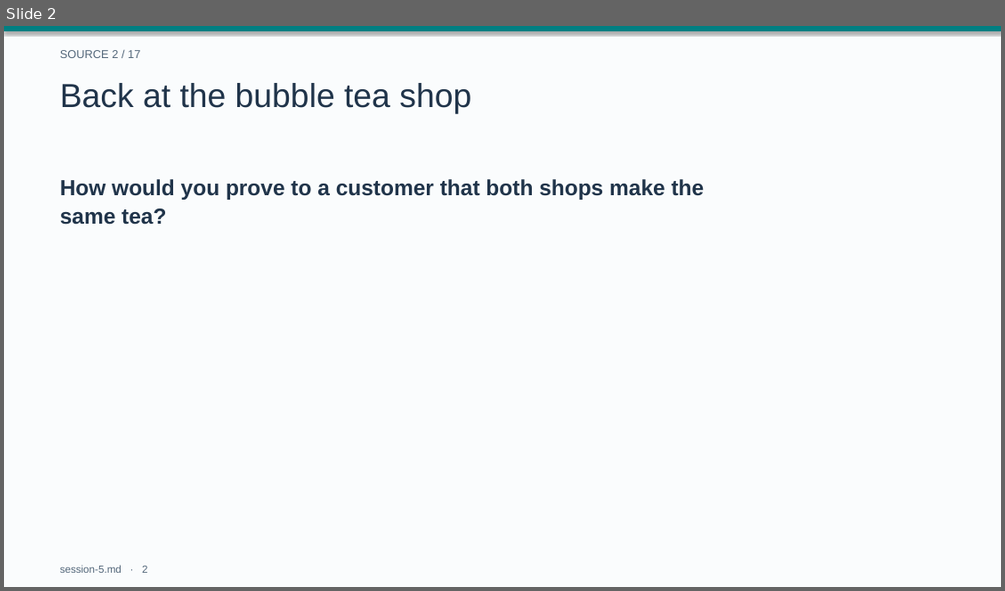
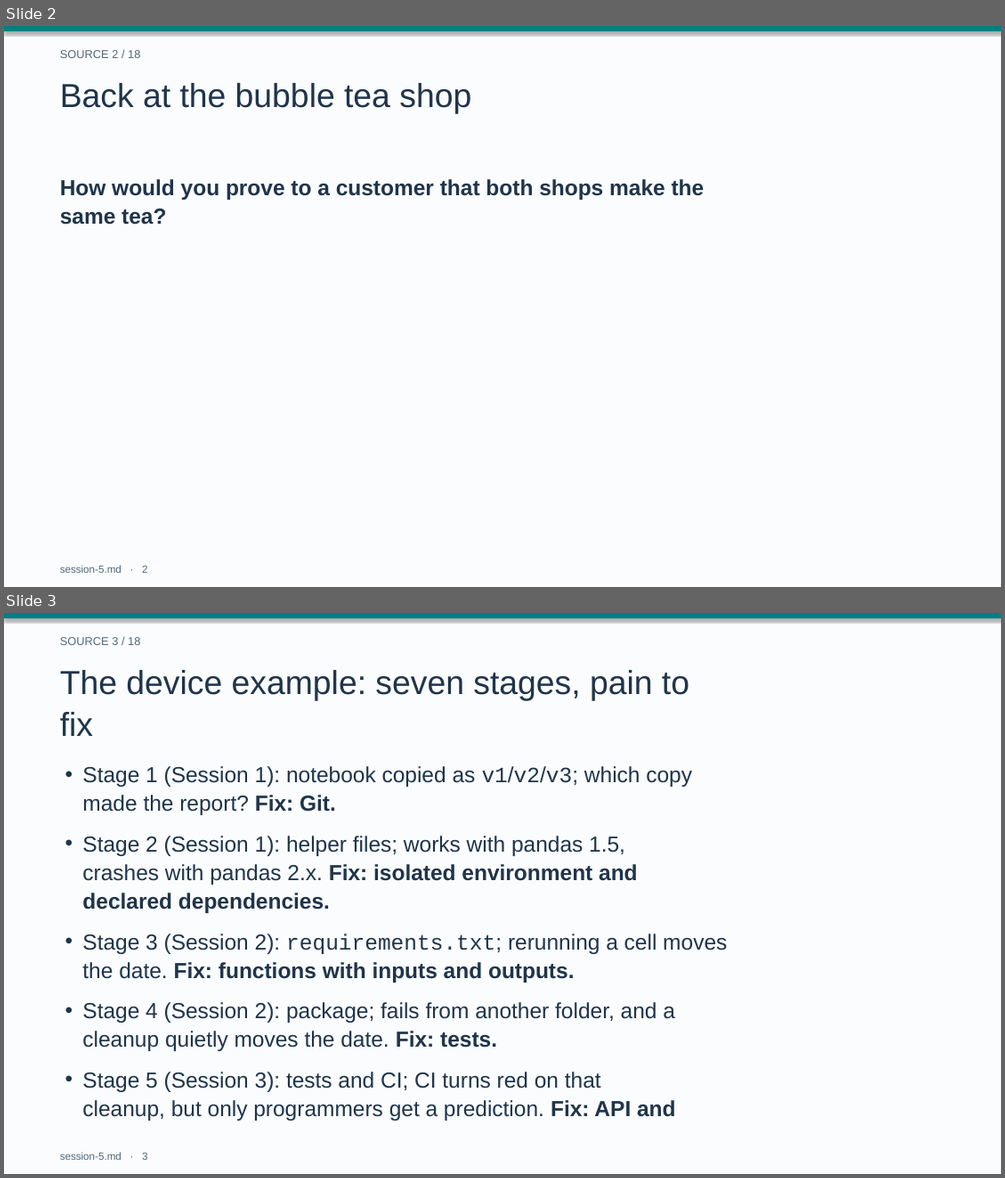
Before and after one commit to drweihungpan-lab/3R-teaching, a slide deck: materials/slides/session-5.pptx. Shown one above the other, each under a label of ours: slide 2 before the commit, slides 2 and 3 after it. The pictures are 1005x591 and 1005x1178 pixels, drawn with LibreOffice and Linux fonts; fonts in the diff are those of the drawing. Boxes give left, top, right and bottom in pixels: in the first picture for what was removed or moved away, otherwise in the second. Text is boxed around its words. In the diff, an @@ line names an element or a change of style, - is before the commit and + after.

```diff
--- a/materials/slides/session-5.pptx
+++ b/materials/slides/session-5.pptx
@@ slide 3 added at (x1=4, y1=613, x2=1001, y2=1174), background #FAFCFD @@
@@ rectangle added at (x1=4, y1=613, x2=1001, y2=618), fill #007F82 @@
@@ text added at (x1=60, y1=637, x2=140, y2=645), 11 pt, text #53677A @@
+SOURCE 3 / 18
@@ text added at (x1=60, y1=670, x2=689, y2=736), 32 pt, text #20344A @@
+The device example: seven stages, pain to
+fix
@@ text added at (x1=82, y1=766, x2=692, y2=815), 21 pt, text #20344A @@
+• Stage 1 (Session 1): notebook copied as v1/v2/v3; which copy
+  made the report? Fix: Git.
@@ text added at (x1=82, y1=835, x2=638, y2=913), 21 pt, text #20344A @@
+• Stage 2 (Session 1): helper files; works with pandas 1.5,
+  crashes with pandas 2.x. Fix: isolated environment and
+  declared dependencies.
@@ text added at (x1=82, y1=933, x2=727, y2=982), 21 pt, text #20344A @@
+• Stage 3 (Session 2): requirements.txt; rerunning a cell moves
+  the date. Fix: functions with inputs and outputs.
@@ text added at (x1=82, y1=1002, x2=675, y2=1051), 21 pt, text #20344A @@
+• Stage 4 (Session 2): package; fails from another folder, and a
+  cleanup quietly moves the date. Fix: tests.
@@ text added at (x1=82, y1=1071, x2=676, y2=1120), 21 pt, text #20344A @@
+• Stage 5 (Session 3): tests and CI; CI turns red on that
+  cleanup, but only programmers get a prediction. Fix: API and
@@ text added at (x1=60, y1=1151, x2=147, y2=1159), 10 pt, text #53677A @@
+session-5.md · 3
@@ slide 2 changed as well @@
@@ text at (x1=60, y1=50, x2=140, y2=58): text changed @@
-SOURCE 2 / 17
+SOURCE 2 / 18
```
Also in this commit, not shown: 18 other slides changed, 1 other slide added, 2 other files.
